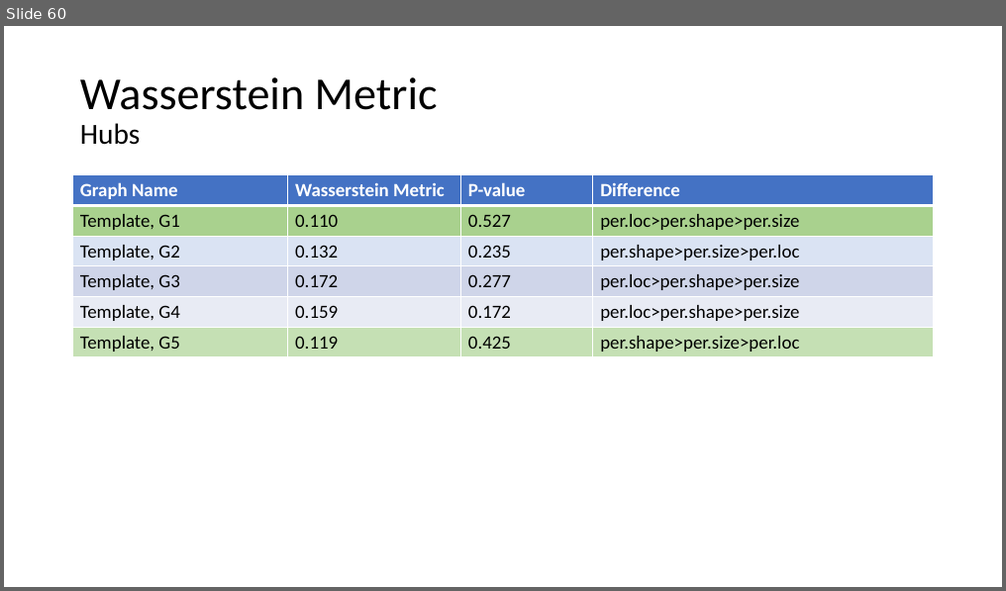
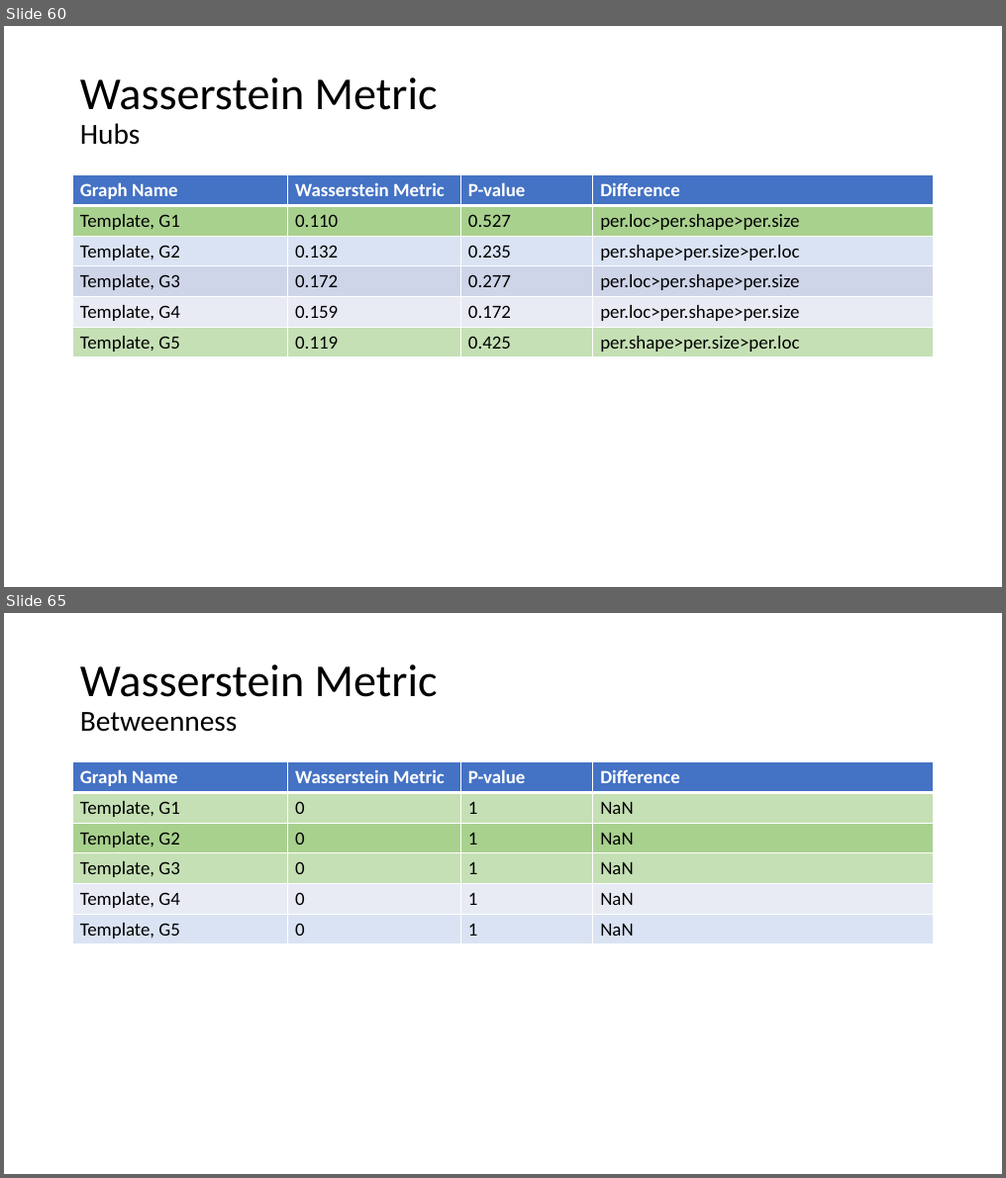
Before and after one commit to AtrayeeNeog/Visualization_2019-20, a slide deck: Documentation/Presentation/Project_Presentation_v2.pptx. Shown one above the other, each under a label of ours: slide 60 before the commit, slides 60 and 65 after it; the slides between them are not shown. The pictures are 1006x591 and 1006x1178 pixels, drawn with LibreOffice and Linux fonts; fonts in the diff are those of the drawing. Boxes give left, top, right and bottom in pixels: in the first picture for what was removed or moved away, otherwise in the second. Text is boxed around its words. In the diff, an @@ line names an element or a change of style, - is before the commit and + after.

```diff
--- a/Documentation/Presentation/Project_Presentation_v2.pptx
+++ b/Documentation/Presentation/Project_Presentation_v2.pptx
@@ slide 65 added at [4, 613, 1002, 1174], background #FFFFFF @@
@@ title added at [80, 664, 438, 732], 44 pt, text #000000 @@
+Wasserstein Metric
+Betweenness
@@ table added at [73, 762, 934, 945], 6 rows, 4 columns @@
+Graph Name | Wasserstein Metric | P-value | Difference
+Template, G1 | 0 | 1 | NaN
+Template, G2 | 0 | 1 | NaN
+Template, G3 | 0 | 1 | NaN
+Template, G4 | 0 | 1 | NaN
+Template, G5 | 0 | 1 | NaN
```
Also in this commit, not shown: 1 slide changed, 17 other slides added, 2 other files.
